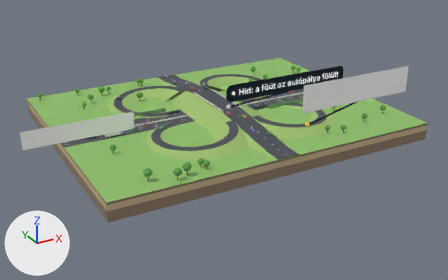
The glTF model ar-labor/models/autopalya-csomopont-feliratok.glb as it was, and as the next commit left it.
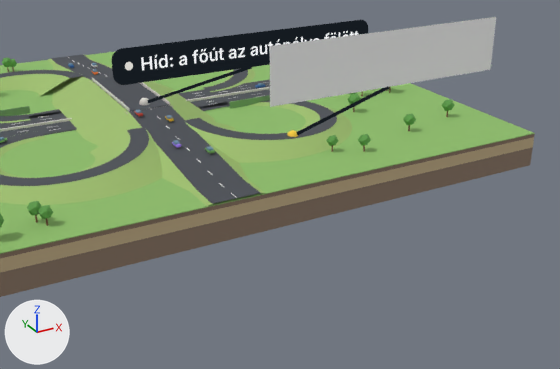
Each version is shown whole from a 50 mm lens placed at (-0.391, -0.731, 0.317), pointed at (-0.011, -0.041, -0.028), then close up from a 50 mm lens placed at (-0.168, -0.536, 0.182), pointed at (0.042, -0.153, -0.01). The lights are fixed; the arrows at lower left show +X, +Y and +Z. The first two pictures are the older version. Where no turn or scale is listed for an object, it has been applied to the vertices. Vertices at exactly the same position are counted once.

The first close-up shows 'label_3', 'label_6', 'label_line_7', 'taj_m_4a4e55', 'taj_m_5e9e4a', 'taj_m_7aa66b', 'taj_m_8a7562', 'taj_m_8f7a68', 'taj_m_8fbf6a', 'taj_m_9fbf6e', 'taj_m_c9b48c', 'taj_m_d9d6cf' and 5 more.
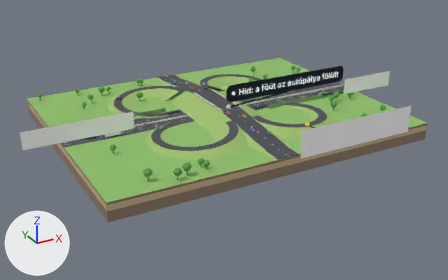
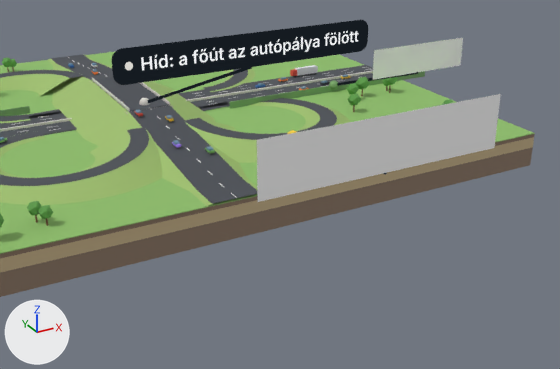
Where the newer file only moved an object's origin or applied its transform, the numbers keep the older frame.

What differs and where, as boxes [x1, y1, x2, y2] in the close-ups (560 x 369 px):
'label_6', moved
    before: [270, 17, 496, 107]
    after: [257, 94, 501, 202]
'label_line_7', reshaped (not visible afterwards)
    before: [296, 86, 389, 135]

Edits to the bpy script that builds the scene:
```text
Change me_mesh_109:
    used by ob_label_line_7; location = (0.0933, -0.1392, 0.025)
    remove me_mesh_109.from_pydata(...)  # 12 vertices, 12 faces; spans x -0.0242..0.0242, y -0.0201..0.0201, z -0.0193..0.0193
    add me_mesh_109.from_pydata(...)  # 12 vertices, 12 faces; spans x -0.0244..-0.0056, y -0.0611..0.0194, z -0.0195..-0.0172
    me_mesh_109 part 1
    me_mesh_109.vertices[0].co: (0.0231, -0.0201, 0.0177) -> (-0.0069, -0.0609, -0.0195)  # pixel (389, 88) -> pixel (385, 174)
    me_mesh_109.vertices[1].co: (-0.0236, 0.0182, -0.019) -> (-0.0236, 0.0191, -0.0195)
    me_mesh_109.vertices[2].co: (0.0239, -0.0194, 0.0173) -> (-0.0058, -0.0607, -0.0191)  # pixel (389, 88) -> pixel (386, 173)
    me_mesh_109.vertices[3].co: (-0.0227, 0.0189, -0.0193) -> (-0.0225, 0.0193, -0.0191)
    me_mesh_109.vertices[4].co: (0.0242, -0.0184, 0.018) -> (-0.0056, -0.0606, -0.018)  # pixel (389, 86) -> pixel (387, 171)
    me_mesh_109.vertices[5].co: (-0.0225, 0.0199, -0.0187) -> (-0.0222, 0.0194, -0.018)
    me_mesh_109.vertices[6].co: (0.0236, -0.0182, 0.019) -> (-0.0064, -0.0608, -0.0172)  # pixel (388, 85) -> pixel (386, 170)
    me_mesh_109.vertices[7].co: (-0.0231, 0.0201, -0.0177) -> (-0.0231, 0.0192, -0.0172)
    me_mesh_109.vertices[8].co: (0.0227, -0.0189, 0.0193) -> (-0.0075, -0.061, -0.0175)  # pixel (387, 85) -> pixel (384, 171)
    me_mesh_109.vertices[9].co: (-0.0239, 0.0194, -0.0173) -> (-0.0242, 0.019, -0.0175)
    me_mesh_109.vertices[10].co: (0.0225, -0.0199, 0.0187) -> (-0.0078, -0.0611, -0.0187)  # pixel (388, 86) -> pixel (384, 173)
    me_mesh_109.vertices[11].co: (-0.0242, 0.0184, -0.018) -> (-0.0244, 0.0189, -0.0187)
Change ob_label_6:
    ob_label_6.location: (0.1167, -0.1583, 0.061) -> (0.0867, -0.2, 0.0244)
```
